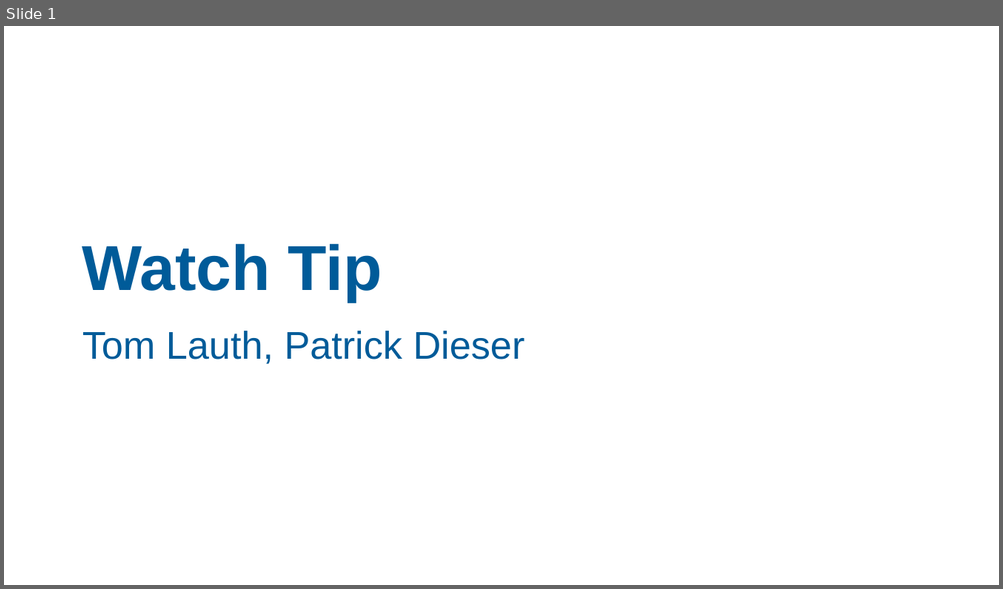
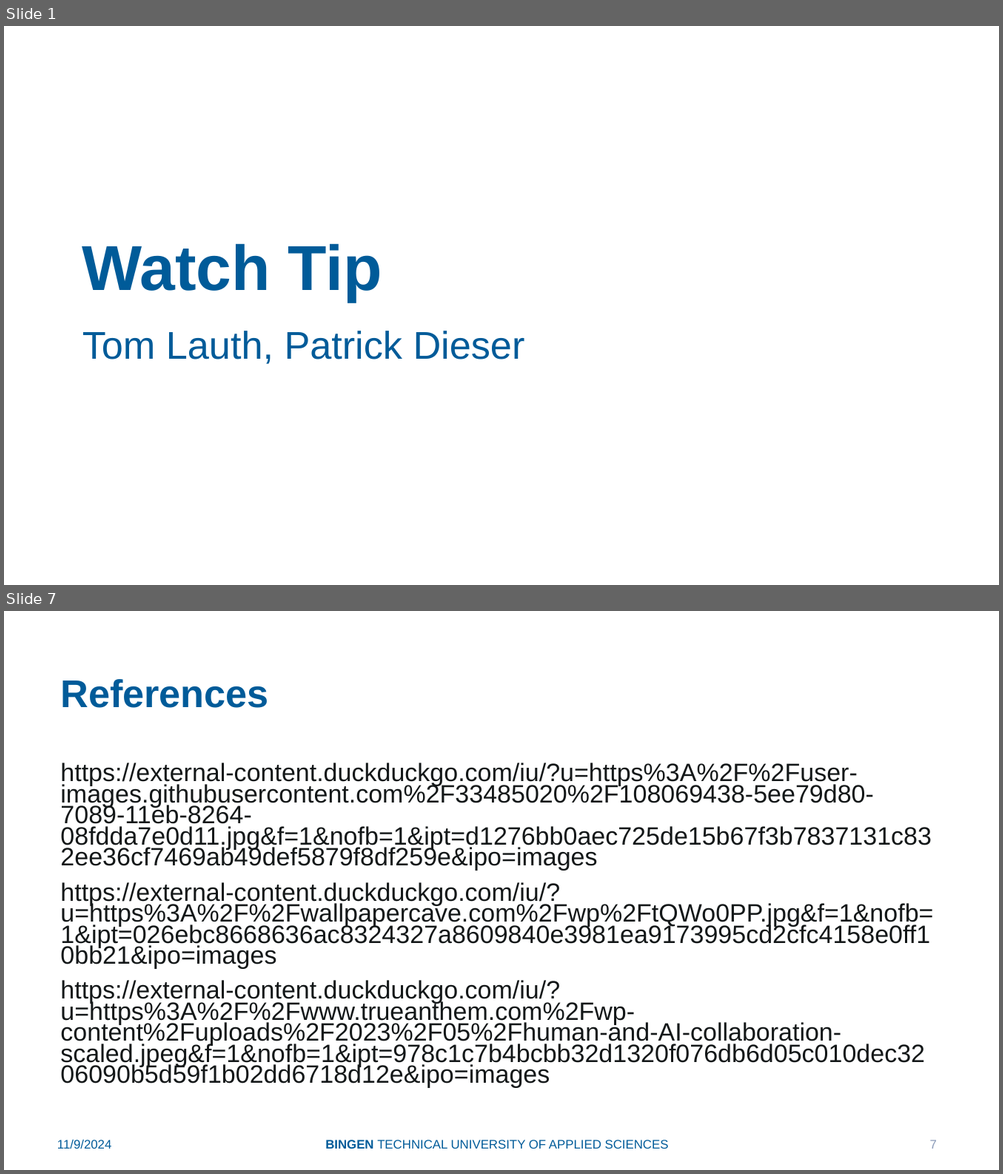
Before and after one commit to Padinator/Watch-Tip, a slide deck: slides-decks/pitch-presentation.pptx. Shown one above the other, each under a label of ours: slide 1 before the commit, slides 1 and 7 after it; the slides between them are not shown. The pictures are 1003x589 and 1003x1174 pixels, drawn with LibreOffice and Linux fonts; fonts in the diff are those of the drawing; background and template pictures are left out. Boxes give left, top, right and bottom in pixels: in the first picture for what was removed or moved away, otherwise in the second. Text is boxed around its words. In the diff, an @@ line names an element or a change of style, - is before the commit and + after.

Commit message:
Added references, thank-you-for-your-attention-page and generalized font type and font size

```diff
--- a/slides-decks/pitch-presentation.pptx
+++ b/slides-decks/pitch-presentation.pptx
@@ slide 7 added at <box>4,611,999,1170</box>, background #FFFFFF @@
@@ title added at <box>60,679,269,708</box>, 28 pt, text #005B99, bold @@
+References
@@ text added at <box>60,763,933,1088</box>, 18.2 pt, text #131718 @@
+https://external-content.duckduckgo.com/iu/?u=https%3A%2F%2Fuser-images.githubusercontent.com%2F33485020%2F108069438-5ee79d80-7089-11eb-8264-08fdda7e0d11.jpg&f=1&nofb=1&ipt=d1276bb0aec725de15b67f3b7837131c832ee36cf7469ab49def5879f8df259e&ipo=images
+https://external-content.duckduckgo.com/iu/?u=https%3A%2F%2Fwallpapercave.com%2Fwp%2FtQWo0PP.jpg&f=1&nofb=1&ipt=026ebc8668636ac8324327a8609840e3981ea9173995cd2cfc4158e0ff10bb21&ipo=images
+https://external-content.duckduckgo.com/iu/?u=https%3A%2F%2Fwww.trueanthem.com%2Fwp-content%2Fuploads%2F2023%2F05%2Fhuman-and-AI-collaboration-scaled.jpeg&f=1&nofb=1&ipt=978c1c7b4bcbb32d1320f076db6d05c010dec3206090b5d59f1b02dd6718d12e&ipo=images
@@ text added at <box>57,1139,111,1149</box>, 9 pt, text #005B99 @@
+11/9/2024
@@ text added at <box>325,1140,669,1149</box>, 9 pt, text #005B99 @@
+BINGEN TECHNICAL UNIVERSITY OF APPLIED SCIENCES
@@ page number added at <box>930,1140,936,1149</box>, 9 pt, text #8C9BBA @@
+7
```
Also in this commit, not shown: 4 slides changed, 1 other slide added.
